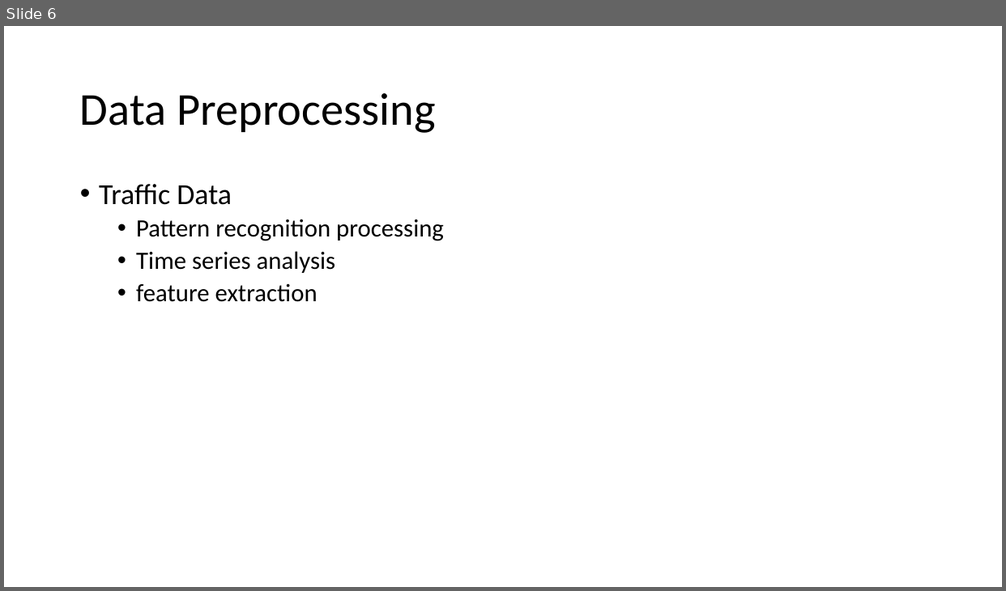
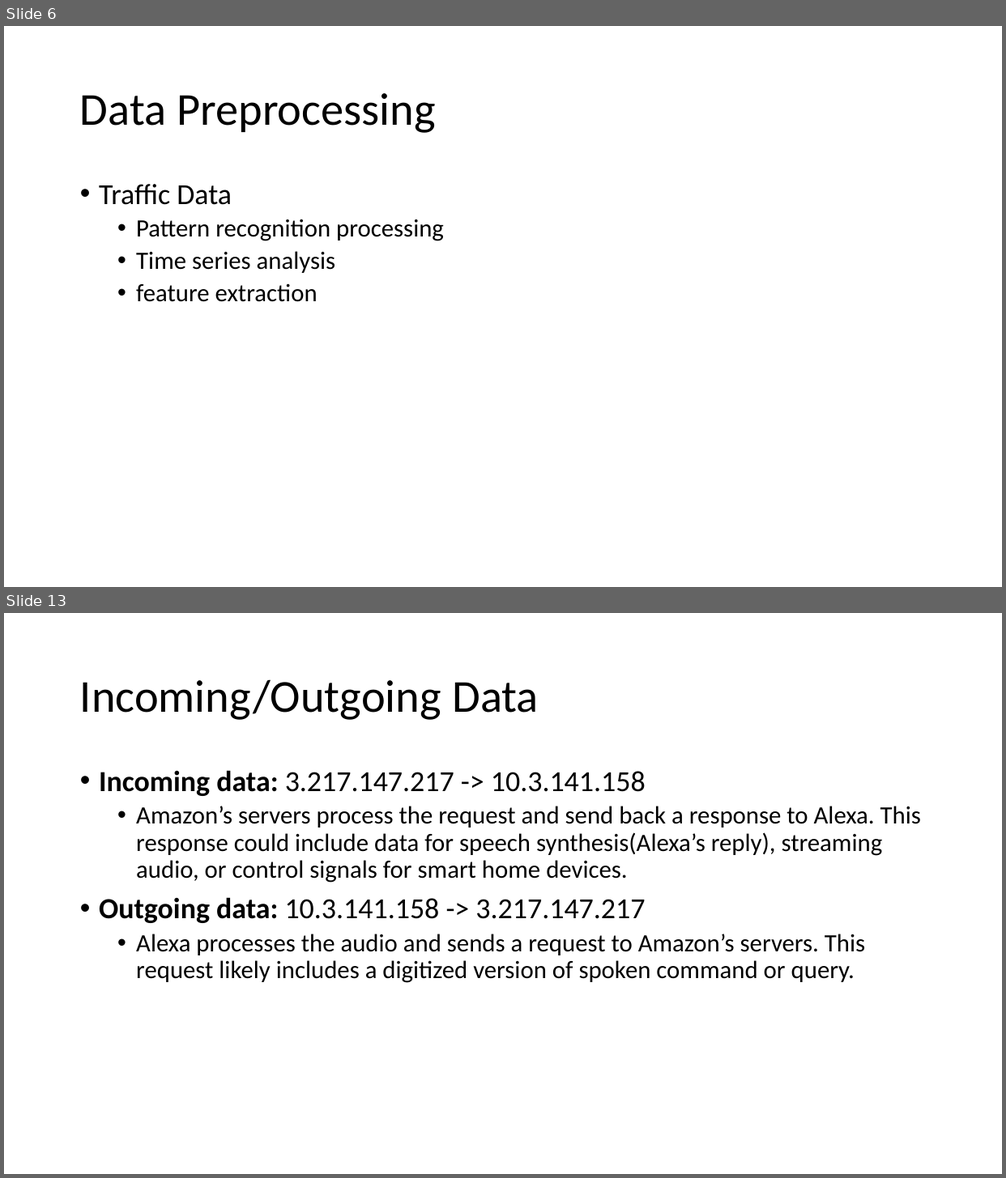
Before and after one commit to GXG-CS/Pi-Alexa, a slide deck: Presentation1.pptx. Shown one above the other, each under a label of ours: slide 6 before the commit, slides 6 and 13 after it; the slides between them are not shown. The pictures are 1006x591 and 1006x1178 pixels, drawn with LibreOffice and Linux fonts; fonts in the diff are those of the drawing. Boxes give left, top, right and bottom in pixels: in the first picture for what was removed or moved away, otherwise in the second. Text is boxed around its words. In the diff, an @@ line names an element or a change of style, - is before the commit and + after.

Commit message:
incoming/outgoing data

```diff
--- a/Presentation1.pptx
+++ b/Presentation1.pptx
@@ slide 13 added at <box>4,613,1002,1174</box>, background #FFFFFF @@
@@ title added at <box>80,679,539,720</box>, 44 pt, text #000000 @@
+Incoming/Outgoing Data
@@ text added at <box>99,770,921,983</box>, 24 pt, text #000000 @@
+• Incoming data: 3.217.147.217 -> 10.3.141.158
+  • Amazon’s servers process the request and send back a response to Alexa. This response could include data for speech synthesis(Alexa’s reply), streaming audio, or control signals for smart home devices.
+• Outgoing data: 10.3.141.158 -> 3.217.147.217
+  • Alexa processes the audio and sends a request to Amazon’s servers. This request likely includes a digitized version of spoken command or query.
```
Also in this commit, not shown: 4 slides changed, 3 other slides added, 1 slide removed, 1 other file.
